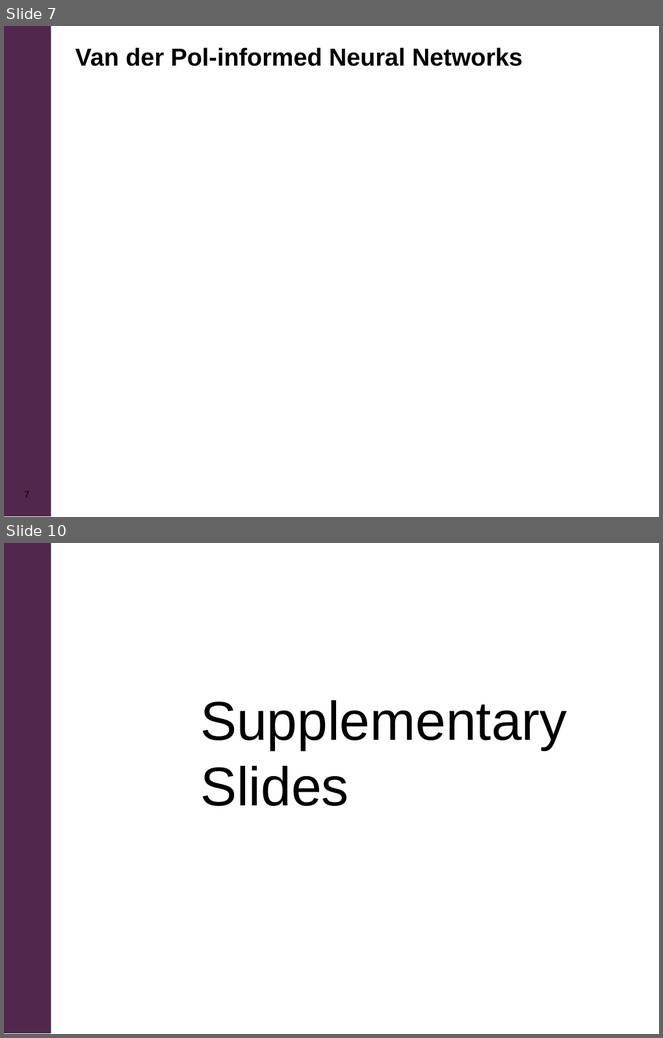
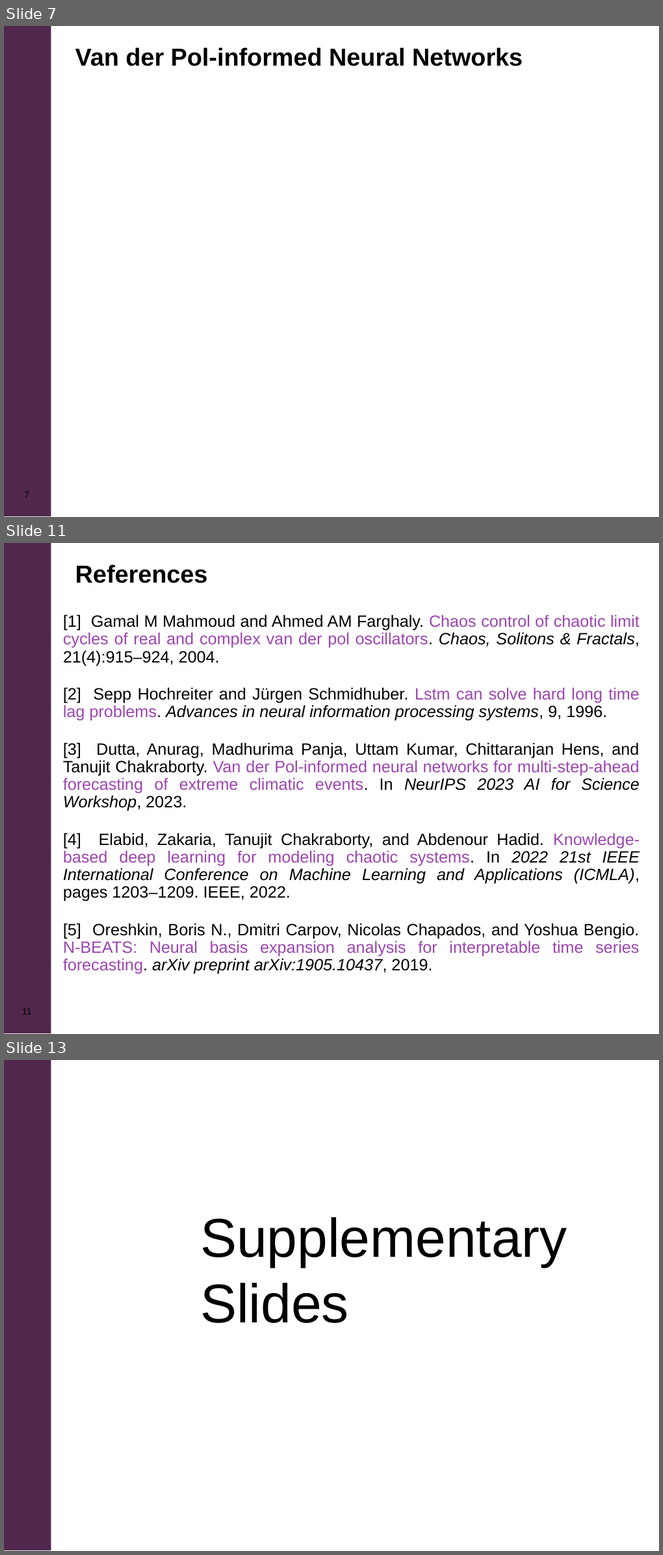
Before and after one commit to Anurag-Dutta/IET_Talk, a slide deck: ppt/ppt.ppt. Shown one above the other, each under a label of ours: slides 7 and 10 before the commit, slides 7, 11 and 13 after it; the slides between them are not shown. The pictures are 663x1038 and 663x1555 pixels, drawn with LibreOffice and Linux fonts; fonts in the diff are those of the drawing; grey boxes stand for pictures; background and template pictures are left out. Boxes give left, top, right and bottom in pixels: in the first picture for what was removed or moved away, otherwise in the second. Text is boxed around its words. In the diff, an @@ line names an element or a change of style, - is before the commit and + after.

```diff
--- a/ppt/ppt.ppt
+++ b/ppt/ppt.ppt
@@ slide 11 added at (4,543,659,1034), background #FFFFFF; not listed: 1 template element that a slide beside it also shows @@
@@ rounded rectangle added at (57,551,653,598), fill #FFFFFF @@
@@ text added at (76,564,208,583), 27 pt, text #000000, bold @@
+References
@@ text added at (63,615,640,956), 18 pt, text #000000 @@
+[1] Gamal M Mahmoud and Ahmed AM Farghaly. Chaos control of chaotic limit cycles of real and complex van der pol oscillators. Chaos, Solitons & Fractals, 21(4):915–924, 2004.
+[2] Sepp Hochreiter and Jürgen Schmidhuber. Lstm can solve hard long time lag problems. Advances in neural information processing systems, 9, 1996.
+[3] Dutta, Anurag, Madhurima Panja, Uttam Kumar, Chittaranjan Hens, and Tanujit Chakraborty. Van der Pol-informed neural networks for multi-step-ahead forecasting of extreme climatic events. In NeurIPS 2023 AI for Science Workshop, 2023.
+[4] Elabid, Zakaria, Tanujit Chakraborty, and Abdenour Hadid. Knowledge-based deep learning for modeling chaotic systems. In 2022 21st IEEE International Conference on Machine Learning and Applications (ICMLA), pages 1203–1209. IEEE, 2022.
+[5] Oreshkin, Boris N., Dmitri Carpov, Nicolas Chapados, and Yoshua Bengio. N-BEATS: Neural basis expansion analysis for interpretable time series forecasting. arXiv preprint arXiv:1905.10437, 2019.
@@ page number added at (22,1008,31,1015), 10 pt, text #000000 @@
+11
@@ what was slide 10 is now slide 13 @@
```
Also in this commit, not shown: 1 slide changed, 3 other slides added, 1 slide removed.
